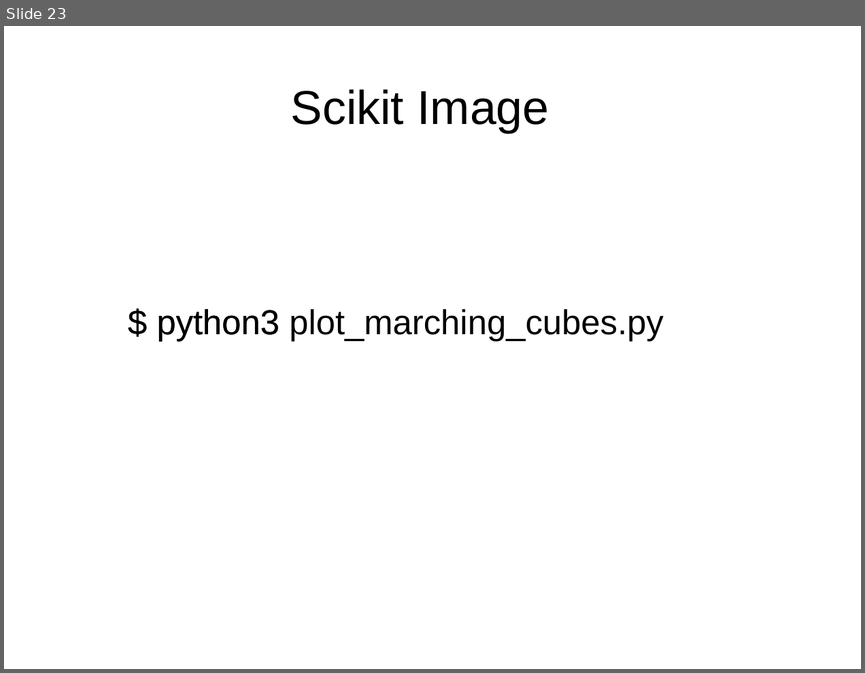
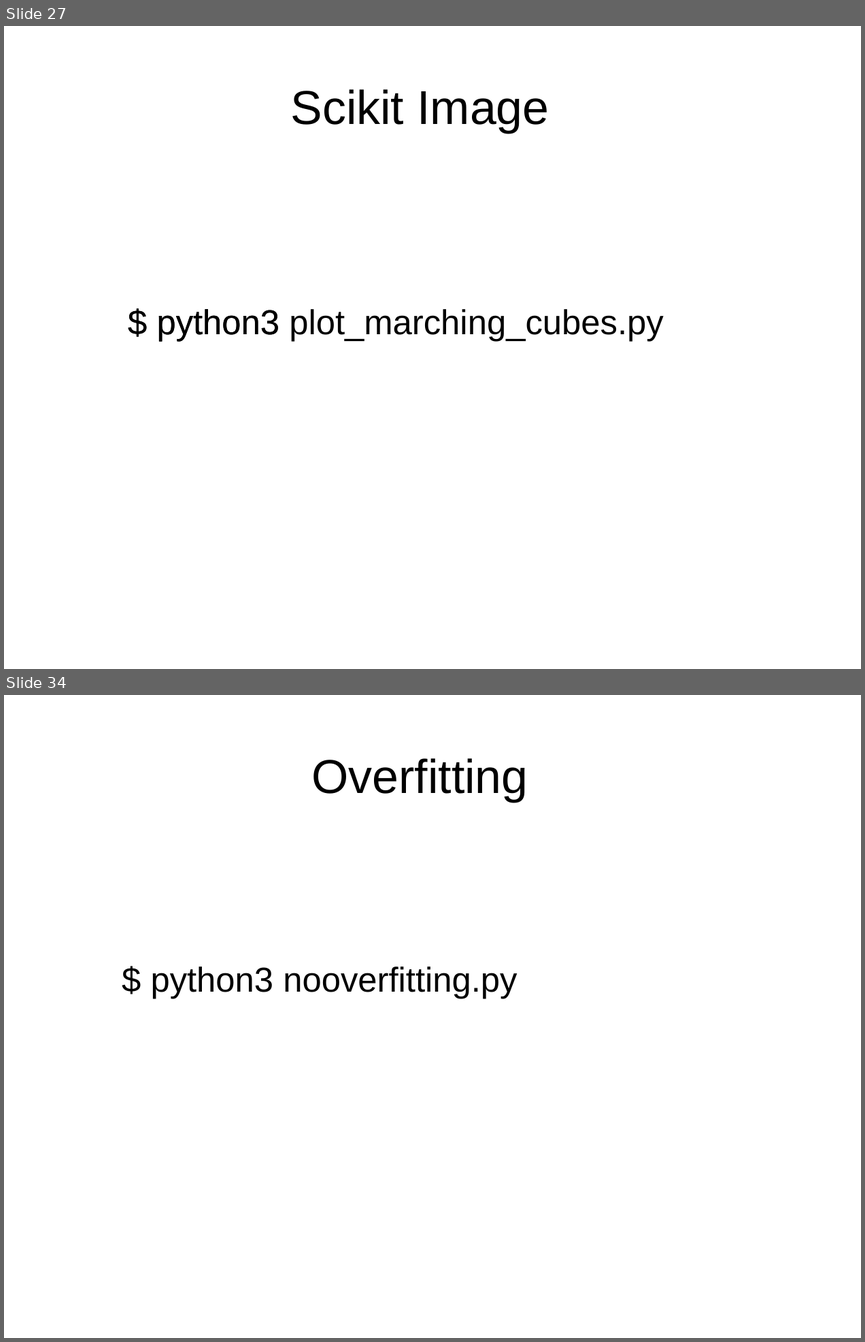
Before and after one commit to davidam/python-examples, a slide deck: presentations/scikit.odp. Shown one above the other, each under a label of ours: slide 23 before the commit, slides 27 and 34 after it; the slides between them are not shown. The pictures are 865x673 and 865x1342 pixels, drawn with LibreOffice and Linux fonts; fonts in the diff are those of the drawing. Boxes give left, top, right and bottom in pixels: in the first picture for what was removed or moved away, otherwise in the second. Text is boxed around its words. In the diff, an @@ line names an element or a change of style, - is before the commit and + after.

```diff
--- a/presentations/scikit.odp
+++ b/presentations/scikit.odp
@@ slide 34 added at (4,695,861,1338), background #FFFFFF @@
@@ title added at (312,758,528,802), 44 pt, text #000000 @@
+Overfitting
@@ text added at (151,966,517,999), 32 pt, text #000000 @@
+$ python3 nooverfitting.py
@@ what was slide 23 is now slide 27 @@
```
Also in this commit, not shown: 2 slides changed, 10 other slides added.
